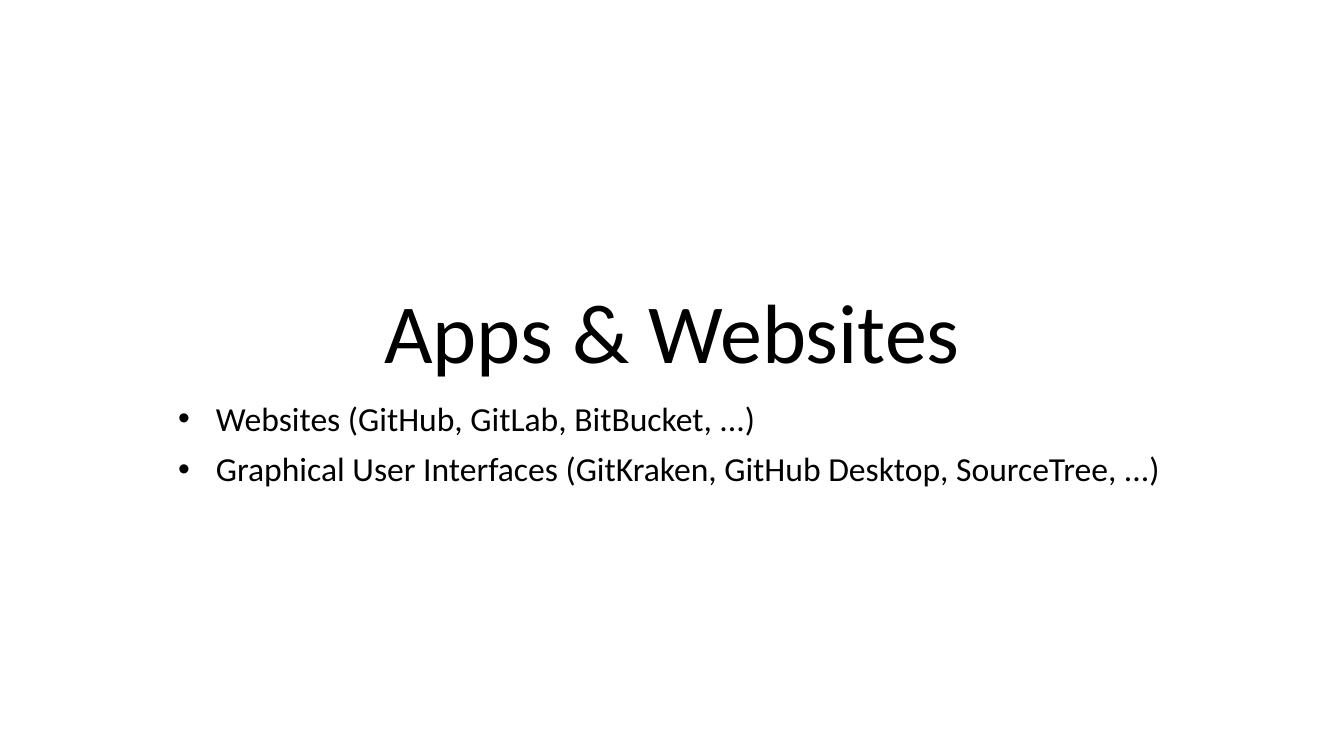
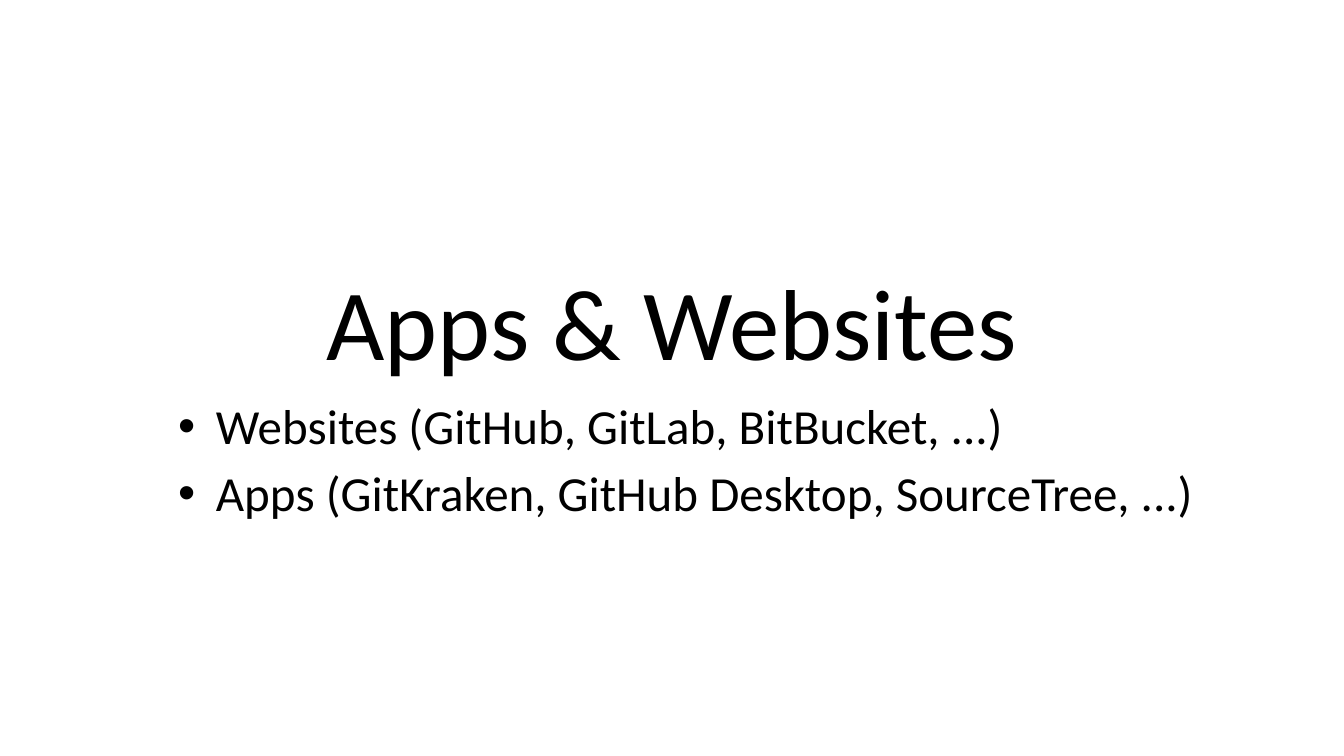
Before and after one commit to HunteRoi/git-training, a slide deck: slide 30 of Formation Git.pptx. Drawn at 1344x756 pixels with LibreOffice and Linux fonts; fonts in the diff are those of the drawing. Boxes give left, top, right and bottom in pixels: in the first picture for what was removed or moved away, otherwise in the second. Text is boxed around its words. In the diff, an @@ line names an element or a change of style, - is before the commit and + after.

```diff
--- a/Formation Git.pptx
+++ b/Formation Git.pptx
@@ title "Apps & Websites" at box(327, 290, 1017, 377): size 60 to 72 pt @@
@@ subtitle at box(216, 408, 940, 451): size 24 to 35 pt in "Websites (GitHub, GitLab, BitBucket, ...)" @@
@@ subtitle at box(216, 475, 1130, 519): text changed; size 24 to 35 pt @@
-• Graphical User Interfaces (GitKraken, GitHub Desktop, SourceTree, ...)
+• Apps (GitKraken, GitHub Desktop, SourceTree, ...)
```
Also in this commit, not shown: 32 other slides changed.
